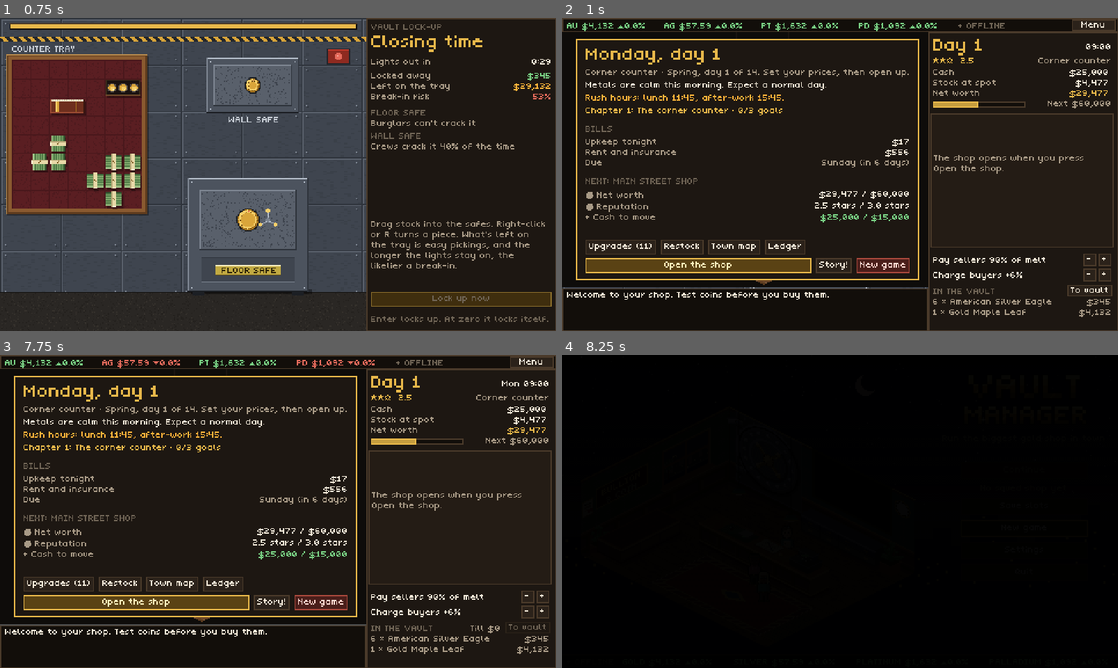
Above: before the commit, frames 1-4 (two rows, left to right).
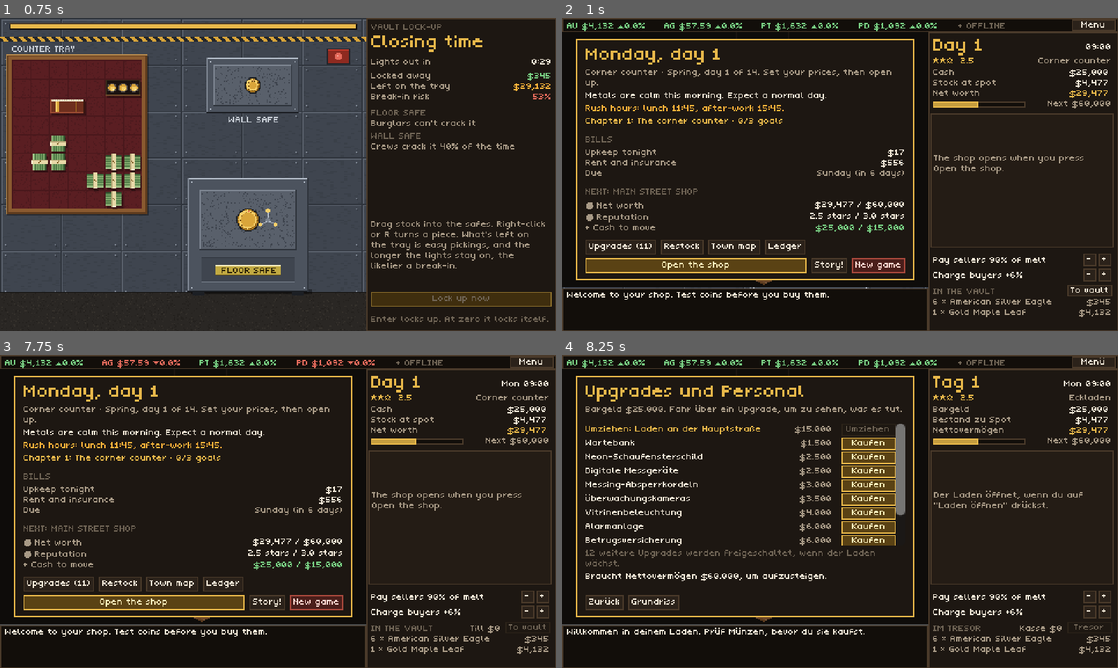
Above: after the commit, the same moments.

Repository: AlexAlphaK/Vaultmanager
Game: Godot game, scene res://tests/smoke_test.tscn
Same seed, same stepped clock (60 frames per second), same inputs: the game is played once before the commit and once after it. This scene is started directly instead of the project's main scene.
Inputs (mouse positions are in pixels of both pictures, inside the frame that each line leads up to):
- Up to frame 1 (0.75 s): tap Enter at 0.5 s; drag from (278, 174) to (333, 105) at 0.52 s
- Up to frame 2 (1 s): no input
- Up to frame 3 (7.75 s): drag from (166, 527) to (250, 574) at 1.27 s; move the mouse to (278, 511) at 2.02 s; hold Right 2.03-2.75 s; tap 2 at 2.1 s; click (278, 511) at 2.17 s; click "Examine" at 2.75 s; click "Refuse" at 3.5 s; click "-" at 4.25 s; drag from (250, 574) to (111, 464) at 5.02 s; click "Test bar" at 5.75 s; click "+" at 6.5 s; click "-" at 7.25 s
- Up to frame 4 (8.25 s): move the mouse to (1006, 558) at 8.02 s; hold Left from 8.03 s (still down); tap 4 at 8.1 s

Frame 1 is identical in both runs. In frame 2, 4.0% of the frame differs, in the area x 4-65%, y 6-84%; in frame 3, 4.0%; in frame 4, 79%, in the area x 0-100%, y 0-100%.

Commit message:
Keep the morning pages inside their area in every language
Panel text wraps instead of widening the panel, and collector and coin names in the
order and dealer tables trim with an ellipsis, so longer translations can't push the
dealer's Buy buttons off screen. Two German button labels are shorter. The smoke test
now checks that each morning page fits its width in en/de/es/fr.

Co-Authored-By: Claude Opus 5.5 (1M context) <noreply@anthropic.com>
Claude-Session: https://claude.ai/code/session_01JcueQAyobndqy7PEa68Jp1

Diff:
--- a/scenes/shop/day_panels.gd
+++ b/scenes/shop/day_panels.gd
@@ -533,7 +533,7 @@
 	for o in Orders.open:
 		var have := Orders.have_for(o)
 		var left := Orders.days_left(o)
-		_cell(grid, o.name, Pal.INK).size_flags_horizontal = Control.SIZE_EXPAND_FILL
+		_shrinkable(_cell(grid, o.name, Pal.INK))
 		_cell(grid, "%d × %s" % [o.qty, Orders.item_of(o).display_name], Pal.INK)
 		_cell(grid, "%d/%d" % [have, o.qty], Pal.GOOD if have >= int(o.qty) else Pal.INK).horizontal_alignment = HORIZONTAL_ALIGNMENT_RIGHT
 		_cell(grid, "today" if left <= 0 else Day.weekday(int(o.due)).left(3), Pal.BAD if left <= 0 else (Pal.WARN if left == 1 else Pal.INK_DIM))
@@ -548,7 +548,7 @@
 		var dealers := _grid(3)
 		for item in wanted:
 			var left := Orders.dealer_left(item)
-			_cell(dealers, item.display_name, Pal.INK).size_flags_horizontal = Control.SIZE_EXPAND_FILL
+			_shrinkable(_cell(dealers, item.display_name, Pal.INK))
 			if left <= 0:
 				_cell(dealers, "none today", Pal.INK_FAINT)
 				_cell(dealers, "", Pal.INK)
@@ -750,6 +750,8 @@
 	l.text = text
 	l.add_theme_color_override("font_color", col)
 	l.custom_minimum_size = Vector2(AREA.size.x - 16, 0)
+	# wrap rather than widen the panel: translations run longer than the English
+	l.autowrap_mode = TextServer.AUTOWRAP_WORD_SMART
 	_box.add_child(l)
 	return l
 
@@ -773,6 +775,15 @@
 	g.add_theme_constant_override("v_separation", 1)
 	_box.add_child(g)
 	return g
+
+
+## A cell that takes the spare width and cuts its text short rather than push the
+## columns after it off the panel (long names, longer translations).
+func _shrinkable(l: Label) -> Label:
+	l.size_flags_horizontal = Control.SIZE_EXPAND_FILL
+	l.clip_text = true
+	l.text_overrun_behavior = TextServer.OVERRUN_TRIM_ELLIPSIS
+	return l
 
 
 func _cell(grid: GridContainer, text: String, col: Color) -> Label:
--- a/tests/smoke_test.gd
+++ b/tests/smoke_test.gd
@@ -50,6 +50,7 @@
 	await _check_story()
 	_check_settings()
 	_check_localization()
+	await _check_translated_panels()
 	_check_music()
 	await _check_menus()
 	await _check_pad()
@@ -2053,6 +2054,32 @@
 	TranslationServer.set_locale("en")
 
 
+
+## Longer translations must not push the morning pages wider than their area, or buttons
+## run off screen (the bug bots caught the dealer's Buy buttons doing that in German).
+func _check_translated_panels() -> void:
+	Tutorial.skip_all()
+	var shop: Node = load("res://scenes/shop/shop.tscn").instantiate()
+	add_child(shop)
+	await get_tree().process_frame
+	var panels: Control = shop.hud._panels
+	for item in Shop.rare_list().slice(0, Orders.MAX_OPEN.max()):
+		Orders.open.append({"id": Orders.open.size(), "name": "Professor Okonkwo-Hargreaves", "qty": 3, "item": item.id,
+			"due": Shop.day + 2, "premium": 0.5})
+		Orders.dealer[item.id] = 2
+	for lang in ["en", "de", "es", "fr"]:
+		TranslationServer.set_locale(lang)
+		for page in ["show_morning", "show_upgrades", "show_plan", "show_wholesale", "show_town", "show_orders", "show_ledger"]:
+			panels.call(page)
+			await get_tree().process_frame
+			expect(panels.size.x <= panels.AREA.size.x, "%s %s fits the panel width (%d px)" % [lang, page, panels.size.x])
+	TranslationServer.set_locale("en")
+	Orders.reset()
+	shop.queue_free()
+	await get_tree().process_frame
+	Shop.reset()
+
+
 func _check_music() -> void:
 	for track in MusicSynth.TRACKS:
 		var w := MusicSynth.render(track, 1)
Not shown, changed: locale/de.po
Not shown, changed: locale/fr.po
